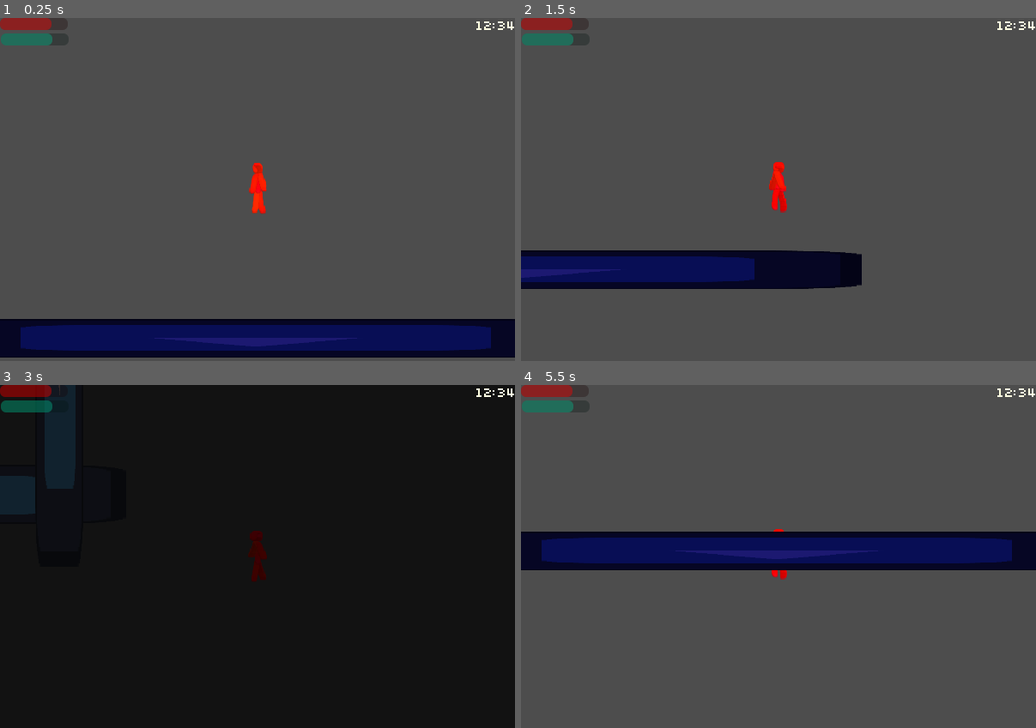
Above: before the commit, frames 1-4 (two rows, left to right).
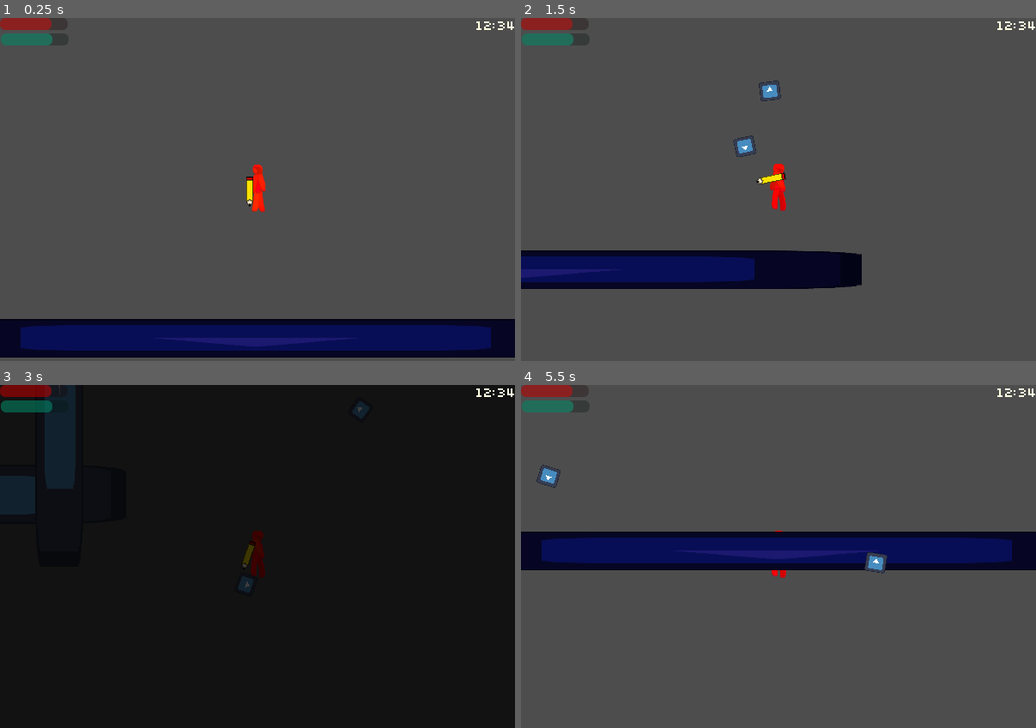
Above: after the commit, the same moments.

Repository: mike239x/GamingWorldJam2
Game: Godot game, scene res://Main.tscn
Same seed, same stepped clock (60 frames per second), same inputs: the game is played once before the commit and once after it. The engine's default icon, where the game draws it, is replaced by a stand-in: a white triangle on a blue panel in a dark square.
Inputs (mouse positions are in pixels of both pictures, inside the frame that each line leads up to):
- Up to frame 1 (0.25 s): no input
- Up to frame 2 (1.5 s): tap Enter at 0.5 s; move the mouse to (891, 172) at 0.52 s; hold D (move_right) 0.53-1.28 s; click (891, 172) at 0.6 s; move the mouse to (675, 206) at 1.27 s; hold S (move_down) from 1.28 s (still down); click (675, 206) at 1.35 s
- Up to frame 3 (3 s): move the mouse to (309, 481) at 2.02 s; release S (move_down) at 2.03 s; hold D (move_right) 2.03-2.78 s; tap ` (tilda) at 2.1 s; click (309, 481) at 2.3 s; move the mouse to (231, 625) at 2.77 s; hold W (move_up) from 2.78 s (still down); click (231, 625) at 2.85 s
- Up to frame 4 (5.5 s): move the mouse to (933, 607) at 3.52 s; release W (move_up) at 3.53 s; hold A (move_left) 3.53-5.03 s; click (933, 607) at 3.6 s; move the mouse to (624, 505) at 4.27 s; tap ` (tilda) at 4.35 s; click (624, 505) at 4.55 s; move the mouse to (804, 556) at 5.02 s; hold S (move_down) from 5.03 s (still down); click (804, 556) at 5.1 s

The runs differ from the first frame. In frame 1, 0.2% of the frame differs, in the area x 47-52%, y 42-58%; in frame 2, 0.4%, in the area x 41-52%, y 18-57%; in frame 3, 0.4%; in frame 4, 0.4%.

Commit message:
Add a gun that can fire bullets

Diff:
--- /dev/null
+++ b/Bullet.gd
@@ -0,0 +1,7 @@
+extends Area2D
+
+@export var speed = 300
+var velocity = Vector2.RIGHT
+
+func _physics_process(delta):
+	position += velocity * speed * delta
--- a/Main.gd
+++ b/Main.gd
@@ -8,6 +8,7 @@
 	deactivate($DreamWorld)
 	$DreamWorld.hide()
 	state = WORLD_STATE.REAL
+	$Character/Gun.shoot.connect(_on_gun_shoot)
 
 #TODO maybe introduce the state - dream/reality, day/night, location?
 
@@ -44,3 +45,10 @@
 		elif state == WORLD_STATE.DREAM:
 			state = WORLD_STATE.REAL
 			change_scene($DreamWorld, $RealWorld)
+
+func _on_gun_shoot(Bullet, direction, location):
+	var bullet = Bullet.instantiate()
+	add_child(bullet)
+	bullet.rotation = direction
+	bullet.position = location + $Character.position
+	bullet.velocity = bullet.velocity.rotated(direction)
--- a/Main.tscn
+++ b/Main.tscn
@@ -16,7 +16,6 @@
 
 [node name="Character" parent="." instance=ExtResource("1_55dnx")]
 position = Vector2(312, 208)
-scale = Vector2(4, 4)
 
 [node name="Camera2D" type="Camera2D" parent="Character"]
 
--- /dev/null
+++ b/bullet.tscn
@@ -0,0 +1,17 @@
+[gd_scene load_steps=4 format=3 uid="uid://cdxedvc70dy0a"]
+
+[ext_resource type="Script" path="res://Bullet.gd" id="1_833nu"]
+[ext_resource type="Texture2D" uid="uid://birg32gqhchu3" path="res://icon.svg" id="2_aqs2y"]
+
+[sub_resource type="RectangleShape2D" id="RectangleShape2D_4rsjt"]
+size = Vector2(22, 20)
+
+[node name="Bullet" type="Area2D"]
+script = ExtResource("1_833nu")
+
+[node name="CollisionShape2D" type="CollisionShape2D" parent="."]
+shape = SubResource("RectangleShape2D_4rsjt")
+
+[node name="Sprite2D" type="Sprite2D" parent="."]
+scale = Vector2(0.1875, 0.171875)
+texture = ExtResource("2_aqs2y")
--- a/character.gd
+++ b/character.gd
@@ -5,7 +5,6 @@
 # Called when the node enters the scene tree for the first time.
 func _ready():
 	pass # Replace with function body.
-
 
 # Called every frame. 'delta' is the elapsed time since the previous frame.
 func _process(delta):
@@ -24,9 +23,14 @@
 	velocity = speed.normalized() * max_speed
 	# print(velocity)
 	move_and_slide()
+
+	var muzzle = (get_global_mouse_position() - global_position).normalized()
+	$AnimationTree.set('parameters/Idle/blend_position', muzzle)
+	$AnimationTree.set('parameters/Idle/blend_position', muzzle)
+
 	if speed == Vector2.ZERO:
 		$AnimationTree.get('parameters/playback').travel('Idle')
 	else:
 		$AnimationTree.get('parameters/playback').travel('Walk')
-		$AnimationTree.set('parameters/Walk/blend_position', speed)
-		$AnimationTree.set('parameters/Idle/blend_position', speed)
+		#$AnimationTree.set('parameters/Walk/blend_position', speed)
+		#$AnimationTree.set('parameters/Idle/blend_position', speed)
--- a/character.tscn
+++ b/character.tscn
@@ -1,16 +1,14 @@
-[gd_scene load_steps=21 format=3 uid="uid://dxqnn6dlq0ij3"]
+[gd_scene load_steps=22 format=3 uid="uid://dxqnn6dlq0ij3"]
 
 [ext_resource type="Script" path="res://character.gd" id="1_g5uxb"]
 [ext_resource type="Texture2D" uid="uid://b46stxvcjod61" path="res://char.png" id="2_8dqj0"]
+[ext_resource type="PackedScene" uid="uid://dkgclwqjxiswo" path="res://gun.tscn" id="3_8c4uj"]
 
 [sub_resource type="RectangleShape2D" id="RectangleShape2D_fx0ru"]
-size = Vector2(6, 6)
+size = Vector2(15, 15)
 
-[sub_resource type="Animation" id="Animation_f677j"]
-resource_name = "idle_h"
-length = 0.2
-loop_mode = 1
-step = 0.2
+[sub_resource type="Animation" id="Animation_q6h0t"]
+length = 0.001
 tracks/0/type = "value"
 tracks/0/imported = false
 tracks/0/enabled = true
@@ -24,8 +22,11 @@
 "values": [2]
 }
 
-[sub_resource type="Animation" id="Animation_q6h0t"]
-length = 0.001
+[sub_resource type="Animation" id="Animation_f677j"]
+resource_name = "idle_h"
+length = 0.2
+loop_mode = 1
+step = 0.2
 tracks/0/type = "value"
 tracks/0/imported = false
 tracks/0/enabled = true
@@ -161,11 +162,10 @@
 script = ExtResource("1_g5uxb")
 
 [node name="CollisionShape2D" type="CollisionShape2D" parent="."]
-position = Vector2(0, 5)
+position = Vector2(0, 23)
 shape = SubResource("RectangleShape2D_fx0ru")
 
 [node name="Sprite2D" type="Sprite2D" parent="."]
-scale = Vector2(0.265625, 0.265625)
 texture = ExtResource("2_8dqj0")
 hframes = 16
 frame = 2
@@ -185,3 +185,6 @@
 anim_player = NodePath("../AnimationPlayer")
 parameters/Idle/blend_position = Vector2(-0.00089848, 0.0130719)
 parameters/Walk/blend_position = Vector2(0, 0)
+
+[node name="Gun" parent="." instance=ExtResource("3_8c4uj")]
+position = Vector2(0, -5)
--- /dev/null
+++ b/gun.gd
@@ -0,0 +1,18 @@
+extends Node2D
+
+signal shoot(Bullet, direction, location)
+
+@export var Bullet: PackedScene = preload("res://bullet.tscn")
+
+# Called when the node enters the scene tree for the first time.
+func _ready():
+	pass # Replace with function body.
+
+# Called every frame. 'delta' is the elapsed time since the previous frame.
+func _process(delta):
+	look_at(get_global_mouse_position())
+	#rotate(get_angle_to(Vector2.ZERO))
+
+func _input(event):
+	if Input.is_action_just_pressed("LMB"):
+		shoot.emit(Bullet, rotation, position)
--- a/gun.tscn
+++ b/gun.tscn
@@ -1,3 +1,11 @@
-[gd_scene format=3 uid="uid://dkgclwqjxiswo"]
+[gd_scene load_steps=3 format=3 uid="uid://dkgclwqjxiswo"]
+
+[ext_resource type="Script" path="res://gun.gd" id="1_2385a"]
+[ext_resource type="Texture2D" uid="uid://2yhpovdbmjqp" path="res://pencil.png" id="1_p3vxs"]
 
 [node name="Gun" type="Node2D"]
+script = ExtResource("1_2385a")
+
+[node name="Sprite2D" type="Sprite2D" parent="."]
+position = Vector2(7, 10)
+texture = ExtResource("1_p3vxs")
--- /dev/null
+++ b/level_select.tscn
@@ -0,0 +1,3 @@
+[gd_scene format=3 uid="uid://dlrll4s3lbrd3"]
+
+[node name="LevelSelect" type="CanvasLayer"]
Binary file added: mc_front.png
Not shown, added: mc_front.png.import
Binary file added: pencil.png
Not shown, added: pencil.png.import
